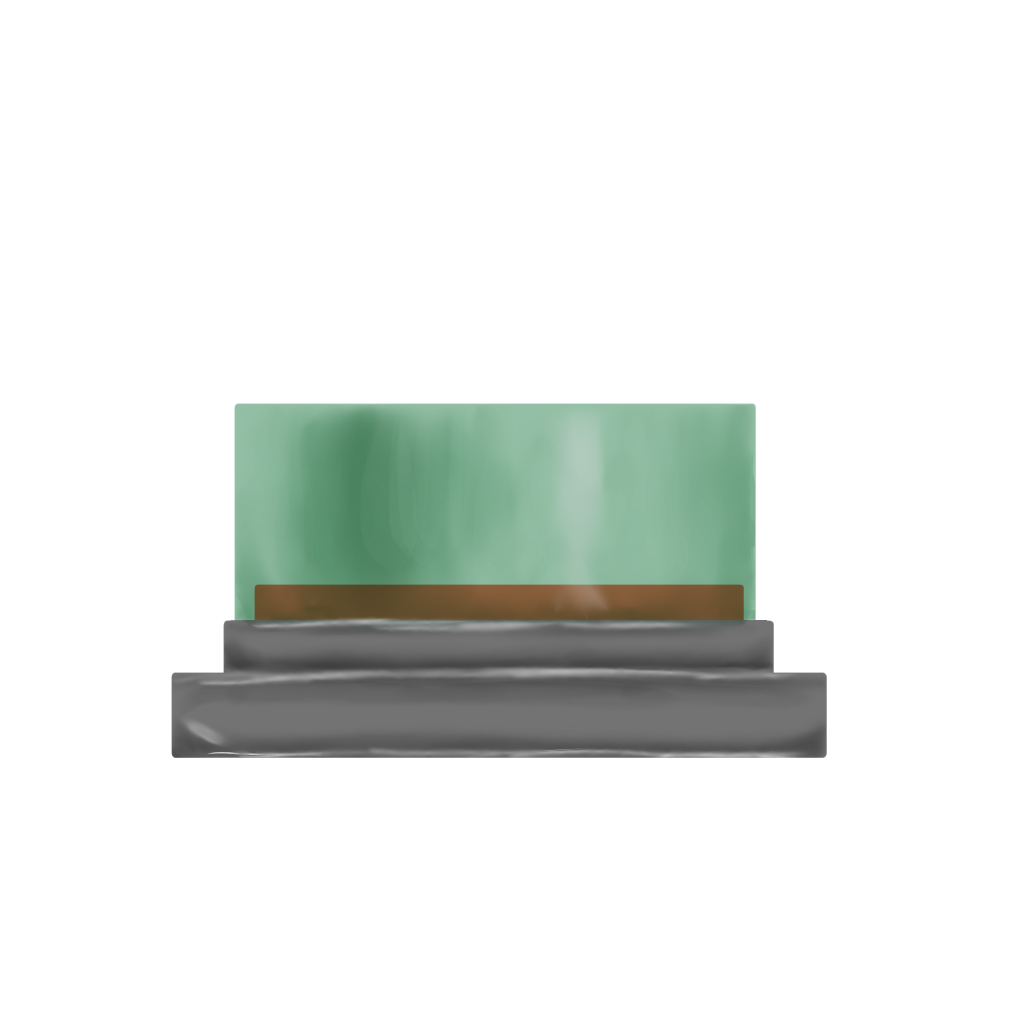
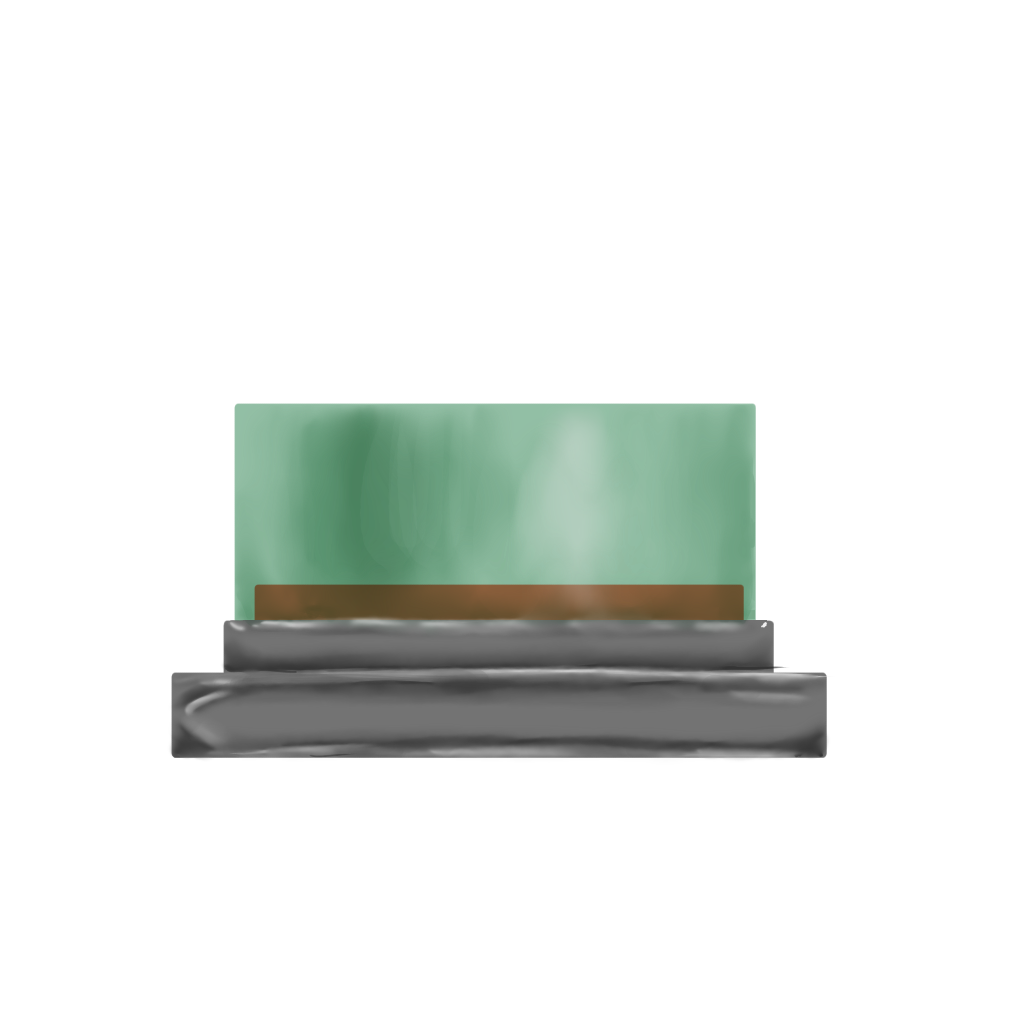
Layers edited between the first and the second 1024px x 1024px image:
painted on "Paint Layer 4" over <box>168,414,831,762</box>
painted on "Paint Layer 3" over <box>168,414,831,762</box>
